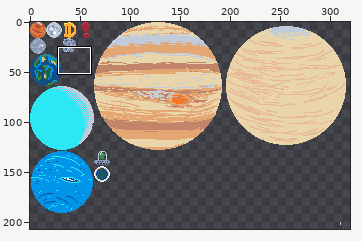
Pixel-art file -- raws/spirtesheet.aseprite. The picture above shows the old version from afar; the outline marks the close-up.
Close-up. Before the commit:
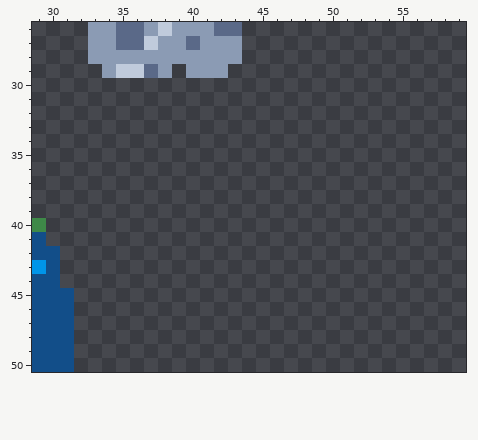
512x512 pixels, 1 frame. Shown: x 29..59, y 26..50. The wide view leaves out empty margins.
Once edited:
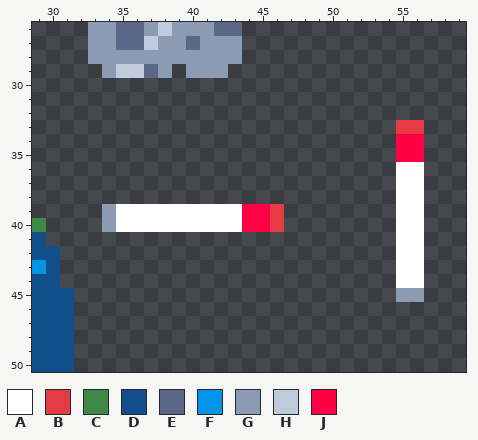
Palette (. is transparent): A #ffffff  B #e43b44  C #3e8948  D #124e89  E #5a6988  F #0095e9  G #8b9bb4  H #c0cbdc  J #ff0044
What changed:
Layer "Layer 2":
y 33: x 55..56 .. -> BB
y 34..35: x 55..56 .. -> JJ
y 36..38: x 55..56 .. -> AA
y 39..40: x 34..46 ............. -> GAAAAAAAAAJJB; x 55..56 .. -> AA
y 41..44: x 55..56 .. -> AA
y 45: x 55..56 .. -> GG
Boxes around the changes in both close-ups, in picture pixels (x1, y1, x2, y2):
added: (396, 120, 424, 302)
added: (102, 204, 284, 232)
